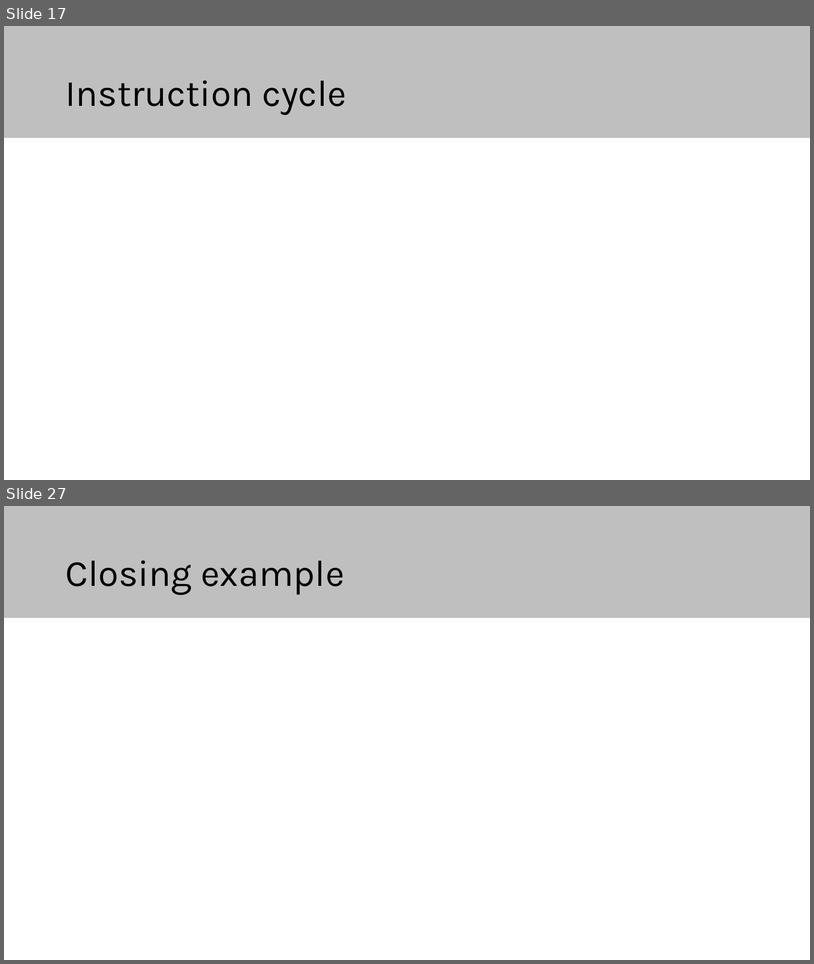
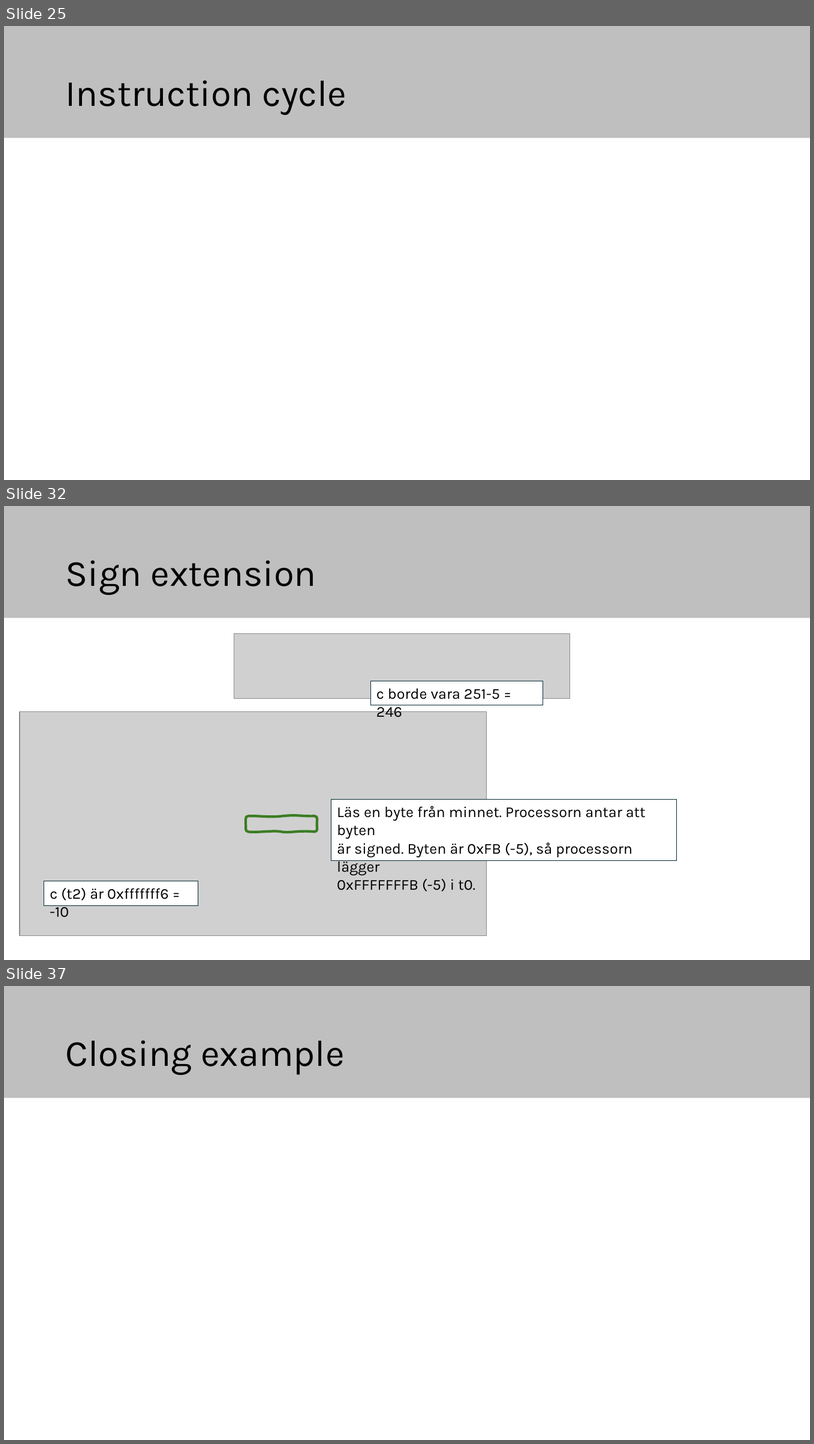
Before and after one commit to elias-at-chalmers/mop-lecture_notes-mirror, a slide deck: slides/lecture02-assembly1.pptx. Shown one above the other, each under a label of ours: slides 17 and 27 before the commit, slides 25, 32 and 37 after it; the slides between them are not shown. The pictures are 814x964 and 814x1444 pixels, drawn with LibreOffice and Linux fonts; fonts in the diff are those of the drawing; grey boxes stand for pictures. Boxes give left, top, right and bottom in pixels: in the first picture for what was removed or moved away, otherwise in the second. Text is boxed around its words. In the diff, an @@ line names an element or a change of style, - is before the commit and + after.

```diff
--- a/slides/lecture02-assembly1.pptx
+++ b/slides/lecture02-assembly1.pptx
@@ slide 32 added at box(4, 506, 810, 960), background #FFFFFF; not listed: 1 template element that a slide beside it also shows @@
@@ title added at box(65, 560, 316, 595), 44 pt, text #000000 @@
+Sign extension
@@ picture added at box(234, 634, 570, 699) @@
@@ rectangle added at box(371, 681, 543, 705), fill #FFFFFF, outline #092A39 0.75 pt, 18 pt, text #000000 @@
+c borde vara 251-5 = 246
@@ picture added at box(20, 712, 487, 936) @@
@@ rectangle added at box(331, 799, 677, 861), fill #FFFFFF, outline #092A39 0.75 pt, 18 pt, text #000000 @@
+Läs en byte från minnet. Processorn antar att byten
+är signed. Byten är 0xFB (-5), så processorn lägger
+0xFFFFFFFB (-5) i t0.
@@ freeform shape added at box(246, 816, 317, 831), outline #3B7D23 3 pt @@
@@ rectangle added at box(44, 880, 198, 904), fill #FFFFFF, outline #092A39 0.75 pt, 18 pt, text #000000 @@
+c (t2) är 0xfffffff6 = -10
@@ what was slide 17 is now slide 25 @@
@@ what was slide 27 is now slide 37 @@
```
Also in this commit, not shown: 8 slides changed, 13 other slides added, 4 slides removed, 1 other file.
